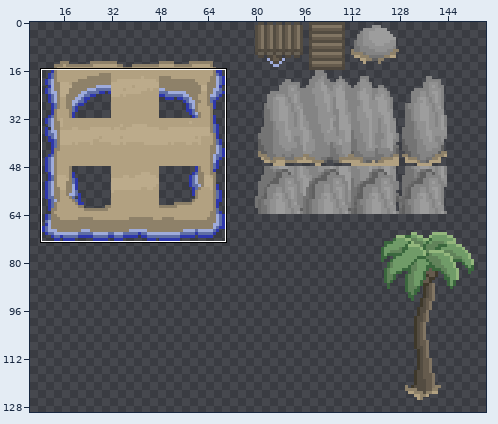
Sprite sheet -- Sprites/SandTileSet1.1.png. The first picture is a wide view before the edit; the outline marks the close-up.
Close-up. As it was:
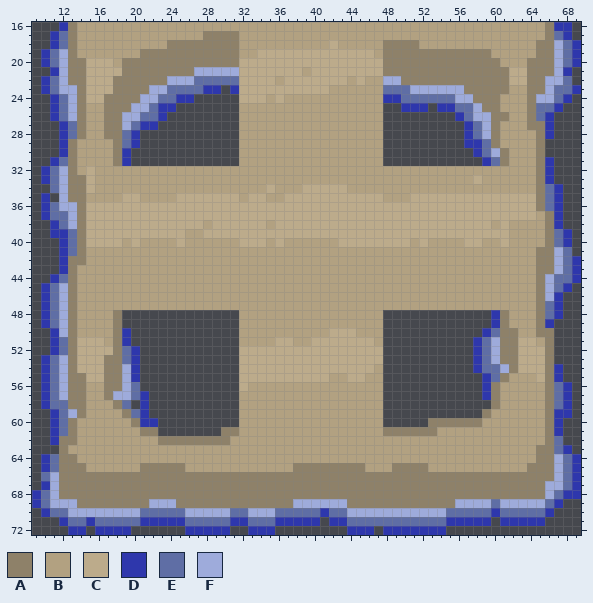
The file is 160x160 pixels. Colours within 5 levels of each other are drawn and written as one. Shown: x 9..69, y 16..72. The wide view leaves out empty margins.
Palette (. is transparent): A #8e8169  B #b2a181  C #bcab8b  D #2e37ac  E #5f6ea5  F #9eabdb
The result:
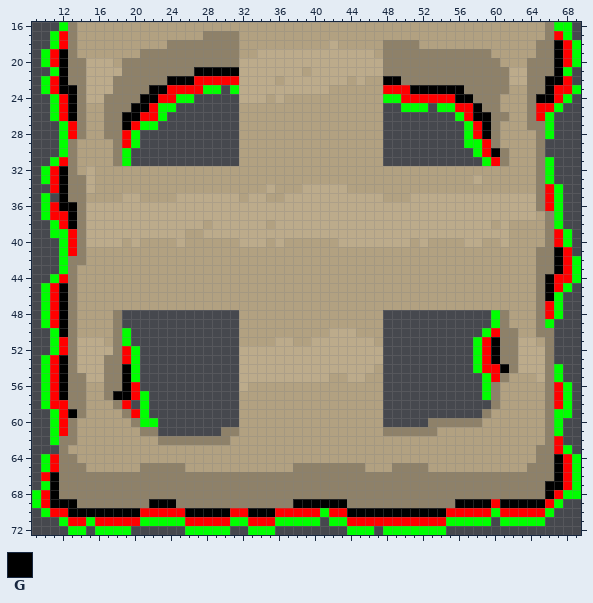
Colours new in this view: G #000000
Changes in this commit:
colour D: #2e37ac -> #00ff00
colour E: #5f6ea5 -> #ff0000
Changed rows in their new state; - is a pixel that keeps its letter.
first column x 12:
18 -------------------------------------------------------G
19 G------------------------------------------------------G
20 G------------------------------------------------------G
21 G--------------GGGGG-----------------------------------G
22 G-----------GGG---------------------GG----------------GG
23 GG--------GG---------------------------GGGGGG---------G-
24 -G-------GG---------------------------------GG-------GG-
25 -G------GG------------------------------------G---------
26 -G-----GG-------------------------------------GG--------
27 -------G---------------------------------------G--------
28 -----------------------------------------------G--------
30 ------------------------------------------------G-------
32 G-------------------------------------------------------
33 G-------------------------------------------------------
34 G-------------------------------------------------------
35 G-------------------------------------------------------
36 GG------------------------------------------------------
37 -G------------------------------------------------------
38 -G------------------------------------------------------
41 -------------------------------------------------------G
42 -------------------------------------------------------G
43 -------------------------------------------------------G
44 ------------------------------------------------------G-
45 G-----------------------------------------------------G-
46 G-----------------------------------------------------G-
47 G-------------------------------------------------------
48 G-------------------------------------------------------
49 G-------------------------------------------------------
50 G-------------------------------------------------------
51 ------------------------------------------------G-------
52 ------------------------------------------------G-------
53 G-----------------------------------------------G-------
54 G------G-----------------------------------------G------
55 G------G------------------------------------------------
56 G------G------------------------------------------------
57 G-----GG------------------------------------------------
59 -G------------------------------------------------------
first column x 11:
64 --------------------------------------------------------G
65 --------------------------------------------------------G
66 G-------------------------------------------------------G
67 G------------------------------------------------------GG
68 G------------------------------------------------------G-
69 GGG--------GGG-------------GGGGGG------------GGGG-GGGGG--
70 --GGGGGGGG-----GGGGG--GGG--------GGGGGGGGGGG-------------
Boxes around the changes in both close-ups, in picture pixels (x1, y1, x2, y2):
changed: (32, 22, 581, 535)
